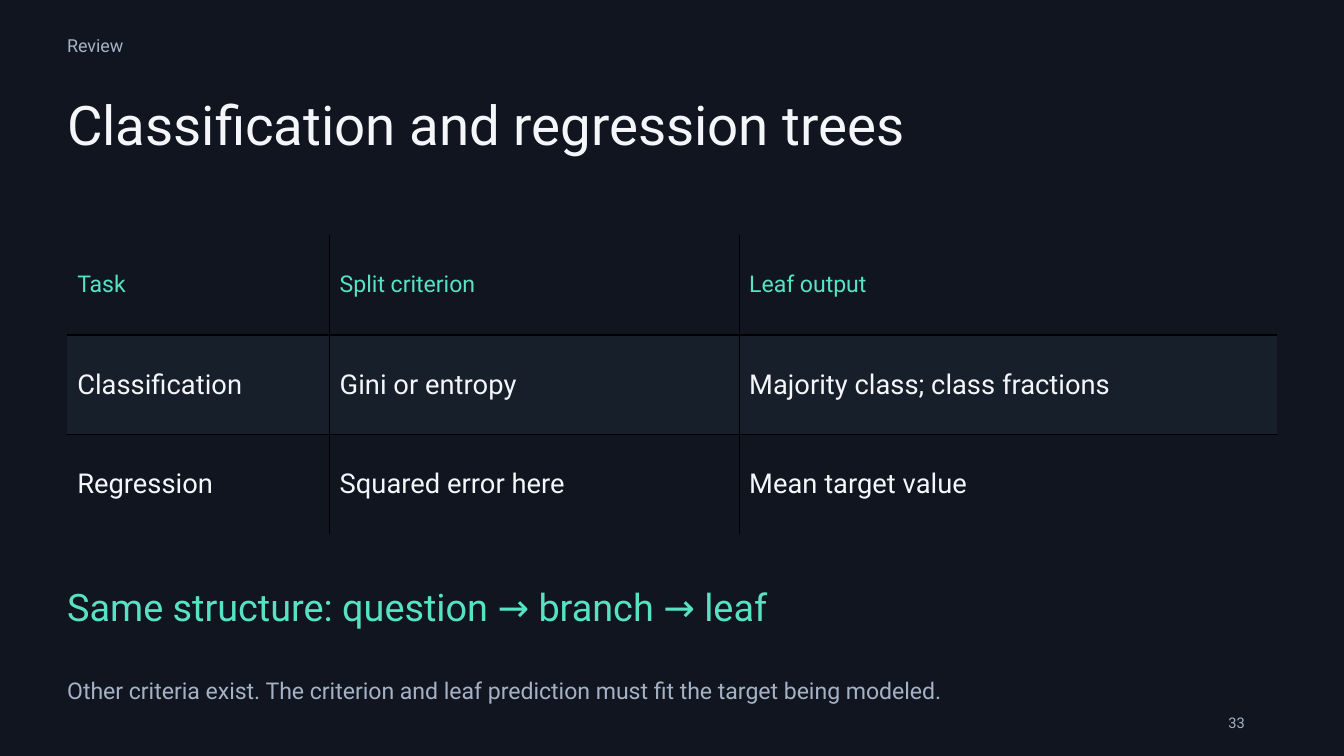
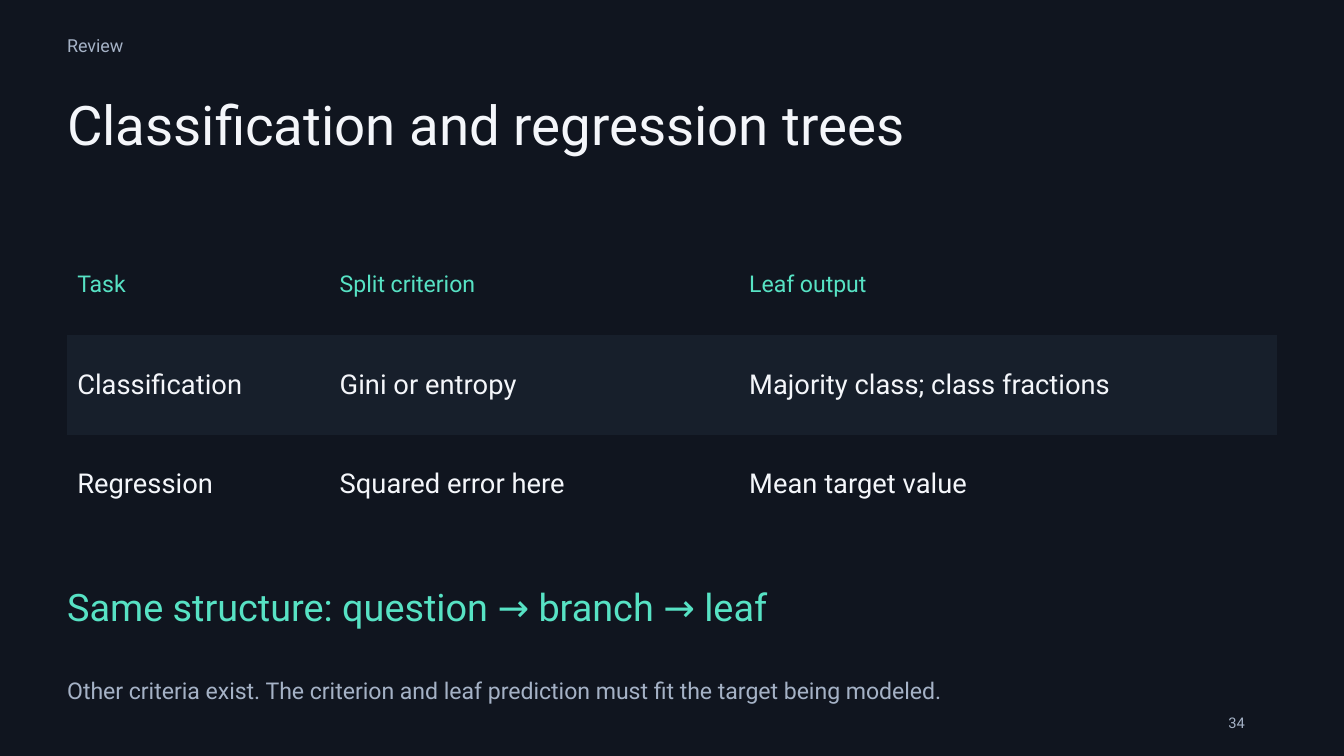
Before and after one commit to Ahsan-ShakoorK/NSU_ML, a slide deck: slide 34 of lectures/NSU ML — Lecture 4 — Decision Trees.pptx (slide 33 before the commit). Drawn at 1344x756 pixels with LibreOffice and Linux fonts; fonts in the diff are those of the drawing. Boxes give left, top, right and bottom in pixels: in the first picture for what was removed or moved away, otherwise in the second. Text is boxed around its words. In the diff, an @@ line names an element or a change of style, - is before the commit and + after.

```diff
--- a/lectures/NSU ML — Lecture 4 — Decision Trees.pptx
+++ b/lectures/NSU ML — Lecture 4 — Decision Trees.pptx
@@ table at [68, 235, 1276, 534] @@
@@ borders changed @@
@@ text at [1228, 717, 1244, 728]: text changed @@
-33
+34
```
Also in this commit, not shown: 20 other slides changed, 1 slide added.
